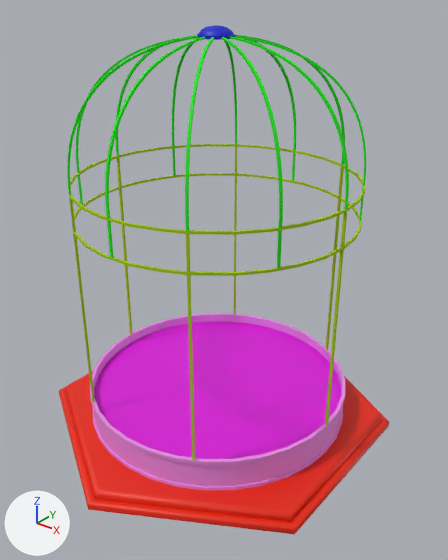
What one commit did to the FBX model Assets/RESOURCES/Models/FarmLevel1.fbx.
Before and after are seen from a 50 mm camera at (3.61, -4.41, 4.39) aimed at (0.15, -0.08, 1.7). Every picture has the same lights, and +X, +Y and +Z are marked at lower left. Where no turn or scale is listed for an object, it has been applied to the vertices.

In view in the first picture: 'Base', 'Body', 'Dirt', 'HexagonBase', 'Roof'.
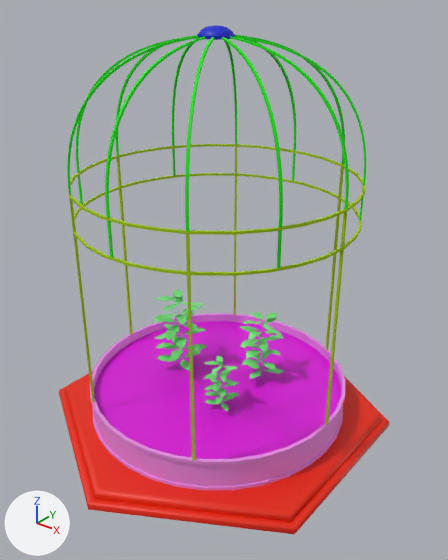
Location of each change, [x1, y1, x2, y2] in pixels of the pictures (448 x 560 px):
'Seaweed.002', added (green)
    after: [152, 290, 207, 371]
'Seaweed', added (green)
    after: [240, 312, 284, 379]
'Seaweed.001', added (green)
    after: [203, 356, 239, 411]

The change in detail:
Material 'LargeSeaweed' (mat_largeseaweed) is new.
Its base color is (0.179, 0.8, 0.197) (green #75e77b).
Mesh me_cylinder_002 is new.
It has 675 vertices, 676 faces and spans x -0.185..0.166, y -0.178..0.192, z -0.284..0.293.
It uses material mat_largeseaweed (green #75e77b).
Mesh me_cylinder_003 is new.
It has 675 vertices, 676 faces and spans x -0.299..0.269, y -0.288..0.311, z -0.459..0.474.
It uses material mat_largeseaweed (green #75e77b).
Mesh me_cylinder_001 is new.
It has 675 vertices, 676 faces and spans x -0.255..0.246, y -0.242..0.27, z -0.385..0.397.
It uses material mat_largeseaweed (green #75e77b).
Object 'Seaweed.001' (ob_seaweed_001) is new; it shows me_cylinder_002.
Its location is (0.33, -0.34, 0.63).
Object 'Seaweed.002' (ob_seaweed_002) is new; it shows me_cylinder_003.
Its location is (-0.47, -0.07, 0.81).
Object 'Seaweed' (ob_seaweed) is new; it shows me_cylinder_001.
Its location is (0.33, 0.35, 0.73).
